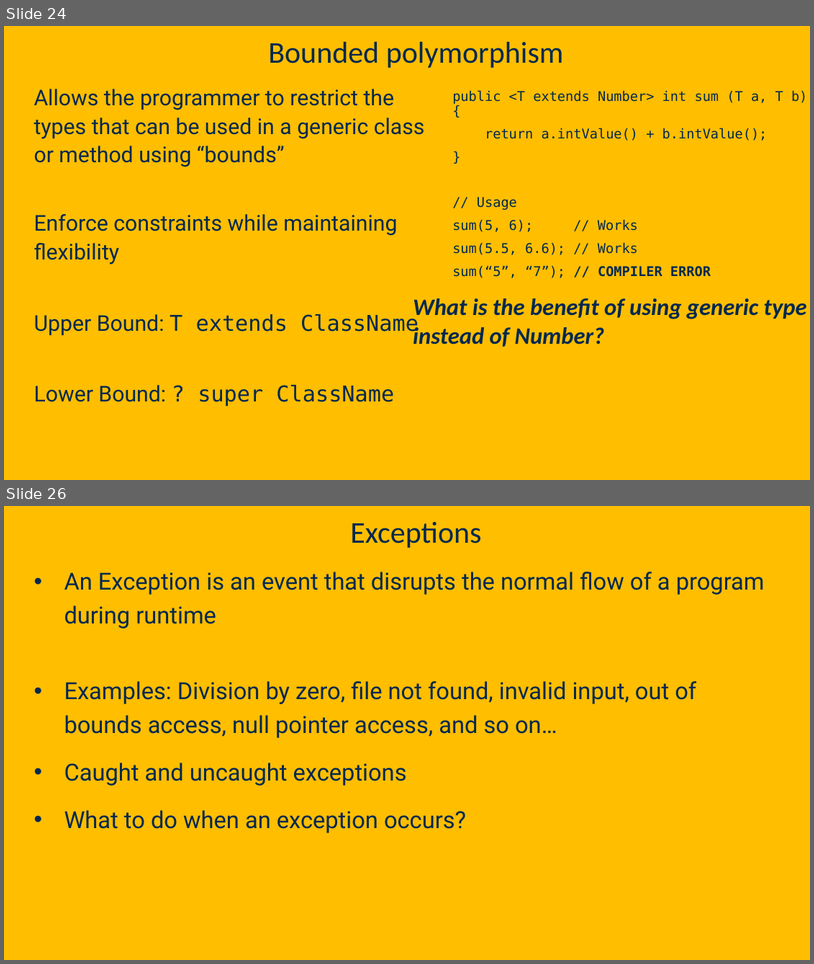
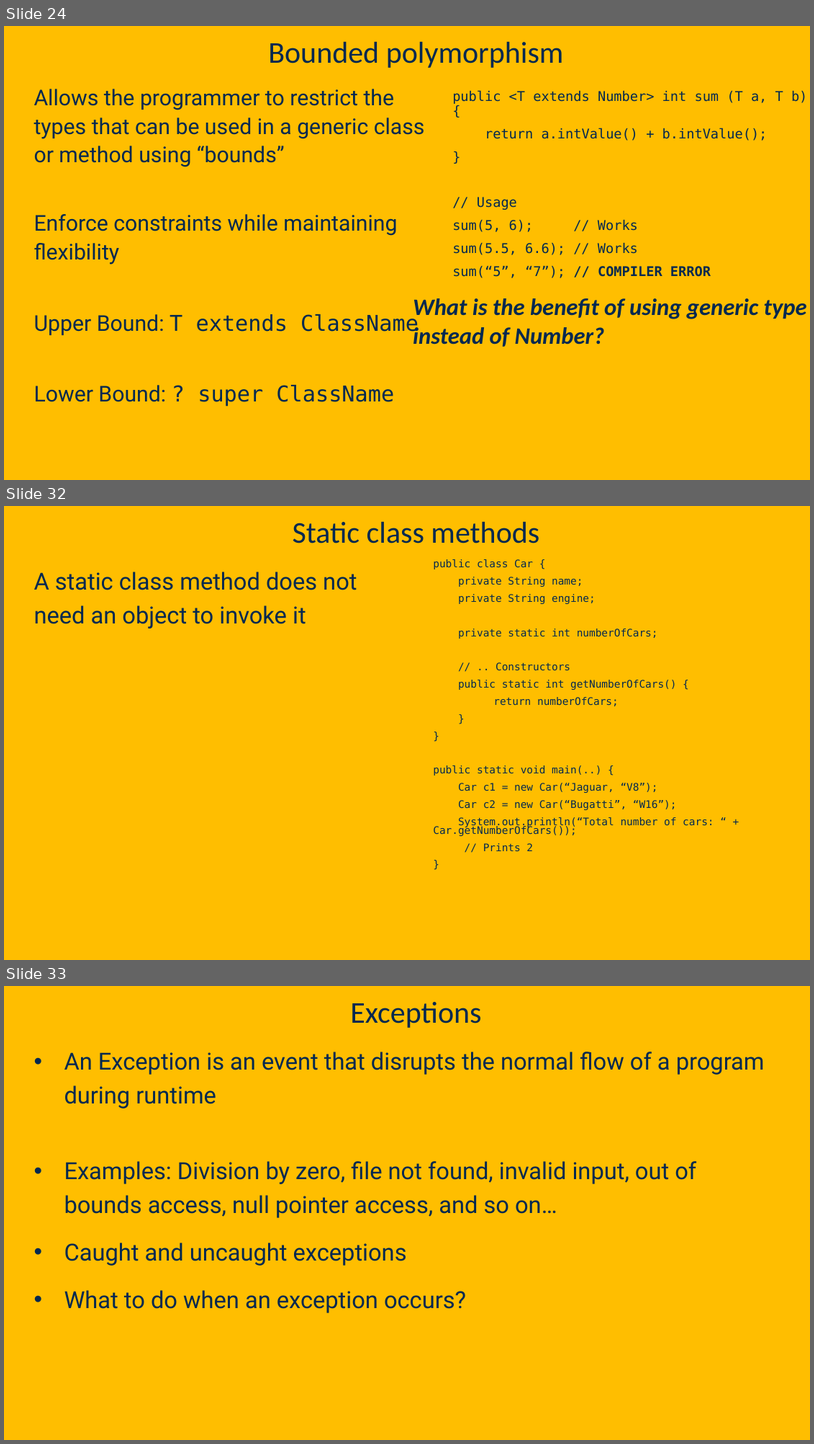
Before and after one commit to davsec-teaching/ECS160-Winter2025, a slide deck: slides/3_object_oriented_fundamentals.pptx. Shown one above the other, each under a label of ours: slides 24 and 26 before the commit, slides 24, 32 and 33 after it; the slides between them are not shown. The pictures are 814x964 and 814x1444 pixels, drawn with LibreOffice and Linux fonts; fonts in the diff are those of the drawing; background and template pictures are left out. Boxes give left, top, right and bottom in pixels: in the first picture for what was removed or moved away, otherwise in the second. Text is boxed around its words. In the diff, an @@ line names an element or a change of style, - is before the commit and + after.

```diff
--- a/slides/3_object_oriented_fundamentals.pptx
+++ b/slides/3_object_oriented_fundamentals.pptx
@@ slide 32 added at box(4, 506, 810, 960), background picture (left out) @@
@@ title added at box(293, 522, 540, 543), 36 pt, text #022850 @@
+Static class methods
@@ text added at box(433, 559, 714, 851), 12.4 pt, text #022850 @@
+public class Car {
+private String name;
+private String engine;
+private static int numberOfCars;
+// .. Constructors
+public static int getNumberOfCars() {
+return numberOfCars;
+}
+}
+public static void main(..) {
+Car c1 = new Car(“Jaguar, “V8”);
+Car c2 = new Car(“Bugatti”, “W16”);
+System.out.println(“Total number of cars: “ + Car.getNumberOfCars());
+// Prints 2
+}
@@ text added at box(34, 572, 357, 628), 28 pt, text #022850 @@
+A static class method does not need an object to invoke it
@@ what was slide 26 is now slide 33 @@
```
Also in this commit, not shown: 1 slide changed, 9 other slides added, 1 slide removed.
